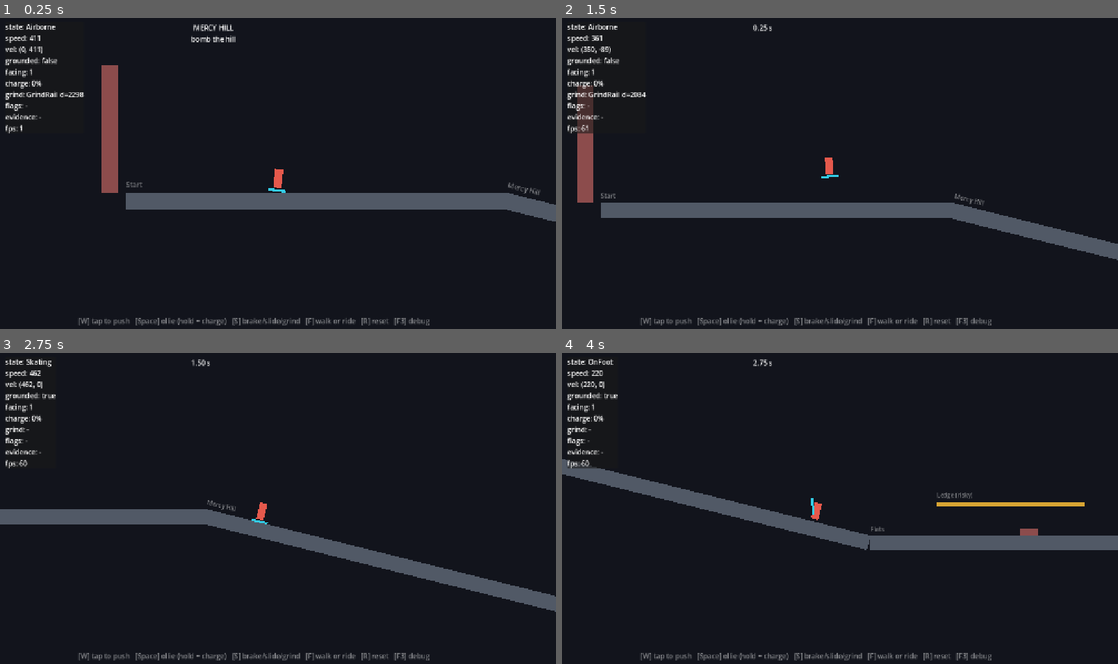
Above: before the commit, frames 1-4 (two rows, left to right).
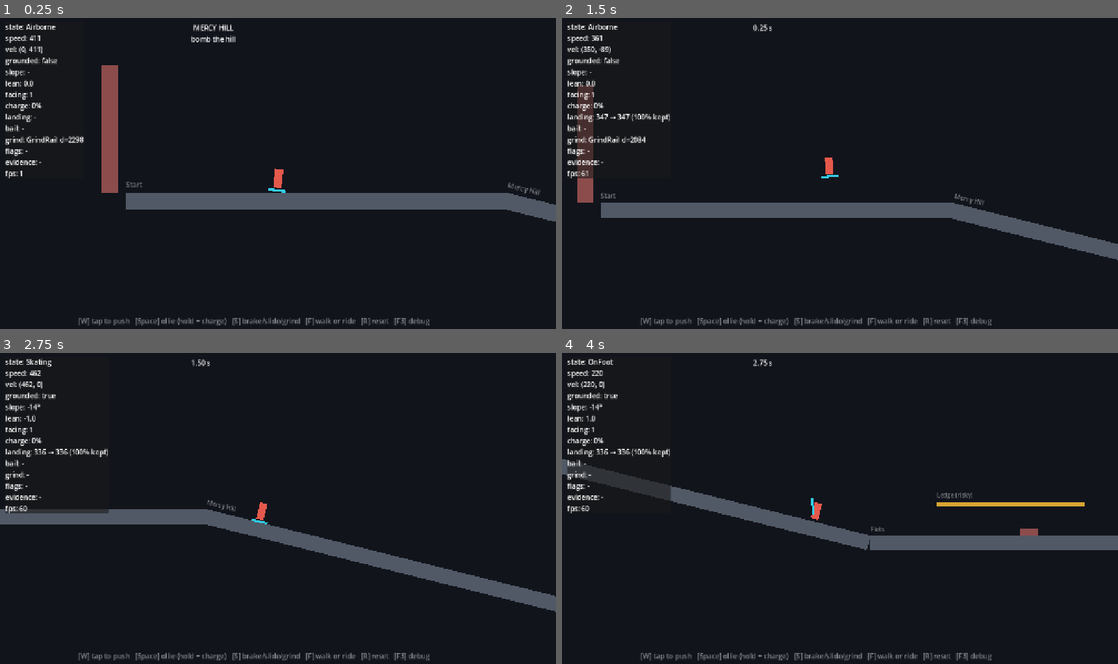
Above: after the commit, the same moments.

Repository: EarnMckrackin/signal-pines
Game: Godot game, scene res://scenes/routes/MercyHill.tscn
Same seed, same stepped clock (60 frames per second), same inputs: the game is played once before the commit and once after it.
Inputs (mouse positions are in pixels of both pictures, inside the frame that each line leads up to):
- Up to frame 1 (0.25 s): no input
- Up to frame 2 (1.5 s): tap Enter at 0.5, 1.25 s; move the mouse to (962, 157) at 0.52 s; hold D (lean_right) 0.53-1.25 s; hold Space (ollie) 0.53-1.25 s; click (962, 157) at 0.67 s; tap W (push) at 0.8 s; drag from (728, 189) to (812, 235) at 1.27 s
- Up to frame 3 (2.75 s): tap Enter at 2 s; move the mouse to (333, 440) at 2.02 s; hold A (lean_left) from 2.03 s (still down); tap C (camcorder) at 2.1 s; tap W (push) at 2.3 s
- Up to frame 4 (4 s): release A (lean_left) at 2.75 s; tap Enter at 2.75, 3.5 s; drag from (812, 570) to (673, 461) at 2.77 s; move the mouse to (1006, 555) at 3.52 s; hold D (lean_right) from 3.53 s (still down); tap F (mount_toggle) at 3.6 s; tap W (push) at 3.8 s

The runs differ from the first frame. In frame 1, 0.9% of the frame differs, in the area x 0-16%, y 16-52%; in frame 2, 1.4%; in frame 3, 1.1%; in frame 4, 1.6%, in the area x 0-20%, y 16-52%.

Commit message:
Adopt iteration framework: live tuning panel, landing retention, debug telemetry
- docs/ITERATION_FRAMEWORK.md: amendment-driven dev process (from AI game
  dev iteration learnings doc); binding rules distilled into CLAUDE.md
- F4 tuning panel: live sliders over SkateTuning while playing, 'Copy
  changed' puts the value diff on the clipboard, Reset restores session
  start; F3 overlay unchanged
- SkateTuning: new landing_speed_retention (default 1.0 = current feel)
- Debug overlay: slope angle, lean input, landing speed in/out (% kept),
  bail trigger reason

Co-Authored-By: Claude Fable 5 <noreply@anthropic.com>

Diff:
--- a/game/project.godot
+++ b/game/project.godot
@@ -60,6 +60,10 @@
 "deadzone": 0.5,
 "events": [Object(InputEventKey,"device":-1,"physical_keycode":4194334)]
 }
+tuning_toggle={
+"deadzone": 0.5,
+"events": [Object(InputEventKey,"device":-1,"physical_keycode":4194335)]
+}
 
 [physics]
 
--- a/game/scenes/player/Player.tscn
+++ b/game/scenes/player/Player.tscn
@@ -1,9 +1,10 @@
-[gd_scene load_steps=6 format=3]
+[gd_scene load_steps=7 format=3]
 
 [ext_resource type="Script" path="res://scripts/player/player_controller.gd" id="1"]
 [ext_resource type="Script" path="res://scripts/camera/cinematic_camera.gd" id="2"]
 [ext_resource type="Script" path="res://scripts/debug/skate_debug_overlay.gd" id="3"]
 [ext_resource type="Script" path="res://scripts/gadgets/camcorder.gd" id="4"]
+[ext_resource type="Script" path="res://scripts/debug/tuning_panel.gd" id="5"]
 
 [sub_resource type="CapsuleShape2D" id="cap"]
 radius = 12.0
@@ -43,3 +44,7 @@
 [node name="Label" type="Label" parent="DebugOverlay/Panel"]
 layout_mode = 2
 text = "debug"
+
+[node name="TuningPanel" type="CanvasLayer" parent="."]
+visible = false
+script = ExtResource("5")
--- a/game/scripts/debug/skate_debug_overlay.gd
+++ b/game/scripts/debug/skate_debug_overlay.gd
@@ -21,19 +21,39 @@
 	var charge_pct := 0.0
 	if _player.tuning.crouch_charge_time > 0.0:
 		charge_pct = 100.0 * _player.crouch_charge / _player.tuning.crouch_charge_time
-	_label.text = "state: %s\nspeed: %.0f\nvel: (%.0f, %.0f)\ngrounded: %s\nfacing: %d\ncharge: %.0f%%\ngrind: %s\nflags: %s\nevidence: %s\nfps: %d" % [
+	_label.text = "state: %s\nspeed: %.0f\nvel: (%.0f, %.0f)\ngrounded: %s\nslope: %s\nlean: %.1f\nfacing: %d\ncharge: %.0f%%\nlanding: %s\nbail: %s\ngrind: %s\nflags: %s\nevidence: %s\nfps: %d" % [
 		SkateState.NAMES.get(_player.state, "?"),
 		_player.velocity.length(),
 		_player.velocity.x, _player.velocity.y,
 		_player.is_on_floor(),
+		_slope_text(),
+		Input.get_axis("lean_left", "lean_right"),
 		_player.facing,
 		charge_pct,
+		_landing_text(),
+		_player.last_bail_reason if _player.last_bail_reason != "" else "-",
 		_grind_text(),
 		", ".join(GameState.flags.keys()) if not GameState.flags.is_empty() else "-",
 		", ".join(GameState.evidence) if not GameState.evidence.is_empty() else "-",
 		Engine.get_frames_per_second(),
 	]
 	_highlight_rail(_grind_target())
+
+
+func _slope_text() -> String:
+	if not _player.is_on_floor():
+		return "-"
+	return "%.0f°" % rad_to_deg(_player.get_floor_normal().angle_to(Vector2.UP))
+
+
+func _landing_text() -> String:
+	if _player.last_landing_speed_in <= 0.0:
+		return "-"
+	return "%.0f → %.0f (%.0f%% kept)" % [
+		_player.last_landing_speed_in,
+		_player.last_landing_speed_out,
+		100.0 * _player.last_landing_speed_out / _player.last_landing_speed_in,
+	]
 
 
 func _grind_target() -> GrindRail:
--- /dev/null
+++ b/game/scripts/debug/tuning_panel.gd
@@ -0,0 +1,139 @@
+extends CanvasLayer
+## Dev-only live tuning panel. Toggle with F4 ("tuning_toggle").
+## Builds one slider per float in the player's SkateTuning, grouped the same
+## way as the resource, and edits the shared resource while the game runs.
+## "Copy changed" puts the diff vs session start on the clipboard so the
+## numbers can be pasted back into chat and persisted into skate_tuning.gd.
+
+const PANEL_WIDTH := 340.0
+const SLIDER_STEPS := 200.0
+
+var _player: PlayerController
+var _built := false
+var _baseline := {}  # property name -> float at session start
+var _sliders := {}  # property name -> HSlider
+var _value_labels := {}  # property name -> Label
+var _list: VBoxContainer
+
+
+func _process(_delta: float) -> void:
+	if Input.is_action_just_pressed("tuning_toggle"):
+		visible = not visible
+		if visible and not _built:
+			_build()
+
+
+func _build() -> void:
+	_player = owner as PlayerController
+	if _player == null or _player.tuning == null:
+		return
+	_built = true
+
+	var root := PanelContainer.new()
+	root.anchor_left = 1.0
+	root.anchor_right = 1.0
+	root.anchor_bottom = 1.0
+	root.offset_left = -PANEL_WIDTH - 12.0
+	root.offset_right = -12.0
+	root.offset_top = 12.0
+	root.offset_bottom = -12.0
+	add_child(root)
+
+	var vbox := VBoxContainer.new()
+	root.add_child(vbox)
+
+	var header := HBoxContainer.new()
+	vbox.add_child(header)
+	var title := Label.new()
+	title.text = "TUNING (F4)"
+	title.size_flags_horizontal = Control.SIZE_EXPAND_FILL
+	header.add_child(title)
+	header.add_child(_make_button("Copy changed", _copy_changed))
+	header.add_child(_make_button("Reset", _reset_all))
+
+	var scroll := ScrollContainer.new()
+	scroll.size_flags_vertical = Control.SIZE_EXPAND_FILL
+	scroll.horizontal_scroll_mode = ScrollContainer.SCROLL_MODE_DISABLED
+	vbox.add_child(scroll)
+	_list = VBoxContainer.new()
+	_list.size_flags_horizontal = Control.SIZE_EXPAND_FILL
+	scroll.add_child(_list)
+
+	for prop in _player.tuning.get_property_list():
+		if prop.usage & PROPERTY_USAGE_GROUP:
+			_add_group_header(prop.name)
+		elif prop.usage & PROPERTY_USAGE_SCRIPT_VARIABLE \
+				and prop.type == TYPE_FLOAT:
+			_add_row(prop.name)
+
+
+func _add_group_header(text: String) -> void:
+	var label := Label.new()
+	label.text = text.to_upper()
+	label.add_theme_color_override("font_color", Color(0.55, 0.75, 0.9))
+	label.add_theme_font_size_override("font_size", 12)
+	_list.add_child(label)
+
+
+func _add_row(prop: String) -> void:
+	var current: float = _player.tuning.get(prop)
+	_baseline[prop] = current
+
+	var name_row := HBoxContainer.new()
+	_list.add_child(name_row)
+	var name_label := Label.new()
+	name_label.text = prop
+	name_label.add_theme_font_size_override("font_size", 12)
+	name_label.size_flags_horizontal = Control.SIZE_EXPAND_FILL
+	name_row.add_child(name_label)
+	var value_label := Label.new()
+	value_label.text = _fmt(current)
+	value_label.add_theme_font_size_override("font_size", 12)
+	name_row.add_child(value_label)
+	_value_labels[prop] = value_label
+
+	var slider := HSlider.new()
+	slider.min_value = 0.0
+	slider.max_value = maxf(current * 3.0, 1.0)
+	slider.step = slider.max_value / SLIDER_STEPS
+	slider.value = current
+	# Keep keyboard focus on the game: space must stay ollie, not a slider.
+	slider.focus_mode = Control.FOCUS_NONE
+	slider.value_changed.connect(func(v: float) -> void:
+		_player.tuning.set(prop, v)
+		value_label.text = _fmt(v)
+	)
+	_list.add_child(slider)
+	_sliders[prop] = slider
+
+
+func _make_button(text: String, pressed: Callable) -> Button:
+	var button := Button.new()
+	button.text = text
+	button.focus_mode = Control.FOCUS_NONE
+	button.add_theme_font_size_override("font_size", 12)
+	button.pressed.connect(pressed)
+	return button
+
+
+func _copy_changed() -> void:
+	var lines := PackedStringArray()
+	for prop: String in _baseline:
+		var current: float = _player.tuning.get(prop)
+		if not is_equal_approx(current, _baseline[prop]):
+			lines.append("%s = %s  # was %s" % [prop,
+					_fmt(current), _fmt(_baseline[prop])])
+	var text := "(no changes)" if lines.is_empty() else "\n".join(lines)
+	DisplayServer.clipboard_set(text)
+	print("[tuning] ", text.replace("\n", "\n[tuning] "))
+
+
+func _reset_all() -> void:
+	for prop: String in _baseline:
+		_player.tuning.set(prop, _baseline[prop])
+		_sliders[prop].set_value_no_signal(_baseline[prop])
+		_value_labels[prop].text = _fmt(_baseline[prop])
+
+
+func _fmt(v: float) -> String:
+	return ("%.3f" % v).rstrip("0").rstrip(".")
--- a/game/scripts/player/player_controller.gd
+++ b/game/scripts/player/player_controller.gd
@@ -20,6 +20,11 @@
 var grind_rail: GrindRail
 var nearest_rail: GrindRail
 var nearest_rail_distance := INF
+
+# Playtest telemetry, public for the debug overlay.
+var last_landing_speed_in := 0.0
+var last_landing_speed_out := 0.0
+var last_bail_reason := ""
 
 # Signed speed along the floor surface (+ = screen right). Authoritative while
 # grounded: move_and_slide() flattens velocity.y on slopes, so re-deriving
@@ -338,7 +343,8 @@
 			nearest_rail_distance = d
 
 
-func _bail() -> void:
+func _bail(reason := "") -> void:
+	last_bail_reason = reason
 	if grind_rail != null:
 		grind_rail = null
 		_grind_regrab_timer = tuning.grind_regrab_time
@@ -356,8 +362,12 @@
 			_airborne_on_foot = false
 			_set_state(SkateState.ON_FOOT)
 		else:
-			# Landing keeps the along-surface component of the fall.
-			_ground_speed = velocity.dot(_surface_dir())
+			# Landing keeps the along-surface component of the fall, scaled by
+			# the retention tunable.
+			var landing_in := velocity.dot(_surface_dir())
+			_ground_speed = landing_in * tuning.landing_speed_retention
+			last_landing_speed_in = absf(landing_in)
+			last_landing_speed_out = absf(_ground_speed)
 			_set_state(SkateState.SKATING)
 			if _jump_buffer > 0.0:
 				_ollie()
@@ -370,7 +380,7 @@
 			var n := col.get_normal()
 			if absf(n.x) > 0.7:
 				if _pre_move_velocity.dot(n) < -tuning.bail_impact_speed:
-					_bail()
+					_bail("wall slam @ %.0f px/s" % -_pre_move_velocity.dot(n))
 				else:
 					_ground_speed = 0.0
 					_grind_speed = 0.0
--- a/game/scripts/player/skate_state.gd
+++ b/game/scripts/player/skate_state.gd
@@ -1,7 +1,6 @@
 class_name SkateState
 extends RefCounted
 ## Movement state ids shared by the player controller and debug tooling.
-## Later phases plug in here: GRINDING (Phase 3), CLIMBING/INTERACTING (Phase 7+).
 
 enum {
 	ON_FOOT,
@@ -14,6 +13,7 @@
 	GRINDING,
 	MOUNTING,
 	CLIMBING,
+	CRAWLING,
 	INTERACTING,
 }
 
@@ -28,5 +28,6 @@
 	GRINDING: "Grinding",
 	MOUNTING: "Mounting",
 	CLIMBING: "Climbing",
+	CRAWLING: "Crawling",
 	INTERACTING: "Interacting",
 }
--- a/game/scripts/player/skate_tuning.gd
+++ b/game/scripts/player/skate_tuning.gd
@@ -31,6 +31,10 @@
 @export var jump_buffer_time := 0.12
 @export var air_control := 650.0
 
+@export_group("Landing")
+## Fraction of along-surface speed kept on touchdown (1.0 = lossless).
+@export var landing_speed_retention := 1.0
+
 @export_group("Powerslide")
 @export var powerslide_min_speed := 220.0
 
@@ -60,3 +64,14 @@
 @export var walk_speed := 220.0
 @export var walk_accel := 1500.0
 @export var foot_jump_force := 430.0
+
+@export_group("Tunnel (Phase 7)")
+@export var crawl_speed := 85.0
+@export var climb_speed := 120.0
+## Horizontal control while on a climbable surface.
+@export var climb_drift := 70.0
+## Extra rolling friction in standing water (px/s^2 on top of ground_friction).
+@export var wet_drag := 220.0
+## Multipliers while in water: push kick strength and walk/crawl speed.
+@export var wet_push_factor := 0.6
+@export var wet_walk_factor := 0.65
Not shown, changed: CLAUDE.md
Not shown, added: docs/ITERATION_FRAMEWORK.md
